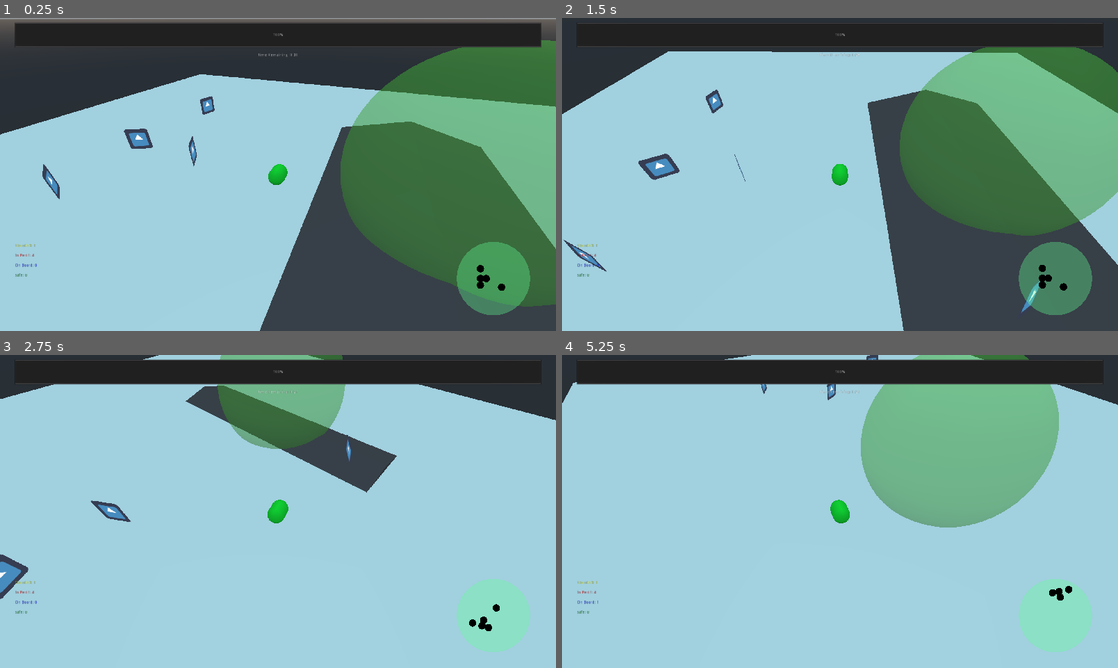
Above: before the commit, frames 1-4 (two rows, left to right).
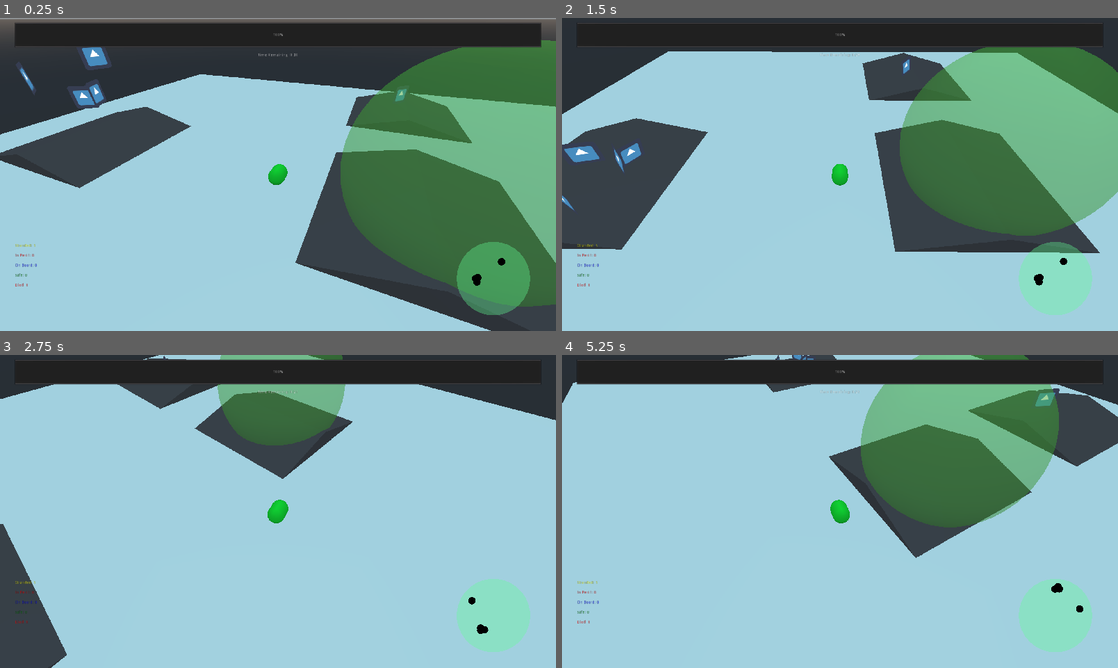
Above: after the commit, the same moments.

Repository: anthonyfinch/ld49
Game: Godot game, scene res://src/levels/Level1.tscn
The game is run twice, just before and just after one commit, with the same random seed, the same clock (stepped at 60 frames per second) and the same inputs. This scene is started directly instead of the project's main scene. The engine's default icon, where the game draws it, is replaced by a stand-in: a white triangle on a blue panel in a dark square.
Inputs:
- Up to frame 1 (0.25 s): no input
- Up to frame 2 (1.5 s): hold D (steer_right) 0.53-1.28 s; hold S (brake) from 1.28 s (still down)
- Up to frame 3 (2.75 s): release S (brake) at 2.03 s; hold D (steer_right) from 2.03 s (still down)
- Up to frame 4 (5.25 s): release D (steer_right) at 2.78 s; hold W (accelerate) 2.78-3.53 s; hold A (steer_left) 3.53-5.03 s; hold S (brake) from 5.03 s (still down)

The runs differ from the first frame. In frame 1, 15% of the frame differs, in the area x 0-100%, y 9-100%; in frame 2, 22%, in the area x 0-100%, y 11-100%; in frame 3, 8.3%; in frame 4, 13%.
Error before the commit: Invalid get index 'EASE_LINEAR' (on base: 'GDScriptNativeClass'). (res://src/islands/Islands.gd:16)

Commit message:
falling island and dying people

Diff:
--- a/src/GameState.gd
+++ b/src/GameState.gd
@@ -13,6 +13,11 @@
 var time = 0.0
 
 
+func person_died():
+	died += 1
+	emit_signal("counts_updated")
+
+
 func collect_person():
 	on_board += 1
 	emit_signal("counts_updated")
--- /dev/null
+++ b/src/islands/ Island1.tscn
@@ -0,0 +1,28 @@
+[gd_scene load_steps=5 format=2]
+
+[ext_resource path="res://src/islands/Island.gd" type="Script" id=1]
+
+[sub_resource type="ConcavePolygonShape" id=1]
+data = PoolVector3Array( 0, 2.5, 10, 20, -2.5, 10, -20, -2.5, 10, 0, 2.5, -10, -20, -2.5, -10, 20, -2.5, -10, 0, 2.5, 10, 0, 2.5, -10, 20, -2.5, 10, 0, 2.5, -10, 20, -2.5, -10, 20, -2.5, 10, 0, 2.5, -10, 0, 2.5, 10, -20, -2.5, -10, 0, 2.5, 10, -20, -2.5, 10, -20, -2.5, -10, -20, -2.5, 10, 20, -2.5, 10, -20, -2.5, -10, 20, -2.5, 10, 20, -2.5, -10, -20, -2.5, -10 )
+
+[sub_resource type="PrismMesh" id=2]
+size = Vector3( 40, 5, 20 )
+
+[sub_resource type="SpatialMaterial" id=3]
+albedo_color = Color( 0.337255, 0.305882, 0.305882, 1 )
+
+[node name=" Island1" type="Spatial"]
+transform = Transform( 1, 0, 0, 0, 1, 0, 0, 0, 1, 15.5, 0, 0 )
+script = ExtResource( 1 )
+shake = 0.2
+
+[node name="StaticBody" type="StaticBody" parent="."]
+collision_layer = 8
+collision_mask = 0
+
+[node name="CollisionShape" type="CollisionShape" parent="StaticBody"]
+shape = SubResource( 1 )
+
+[node name="Mesh" type="MeshInstance" parent="."]
+mesh = SubResource( 2 )
+material/0 = SubResource( 3 )
--- a/src/islands/Island.gd
+++ b/src/islands/Island.gd
@@ -1,30 +1,32 @@
 extends Spatial
 
 export (float) var shake = 1.0
+export (bool) var safe = false
 
 onready var _mesh = $Mesh
 
 var _tween
-var _sinking = false
+var sinking = false
 
 
 func _ready():
 	_tween = Tween.new()
 	_tween.playback_process_mode = Tween.TWEEN_PROCESS_PHYSICS
 	add_child(_tween)
-	sink()
 
 
 func sink():
 	var start = translation.y
 	_tween.interpolate_property(self, "translation:y", start, start - 10, 6.0, Tween.TRANS_LINEAR, Tween.EASE_IN, 2.0)
-	_sinking = true
+	sinking = true
 	_tween.start()
 
 
 func _process(delta):
-	if _sinking:
+	if sinking:
 		var x_off = randf() * shake
 		var y_off = randf() * shake
 		_mesh.translation.x = x_off
 		_mesh.translation.y = y_off
+	if translation.y <= -2.5:
+		queue_free()
--- a/src/islands/Islands.gd
+++ b/src/islands/Islands.gd
@@ -13,4 +13,22 @@
 func _ready():
 	_tween = Tween.new()
 	add_child(_tween)
-	_tween.interpolate_property(self, "_timeout", start_timeout, end_timeout, _state.time_limit, Tween.EASE_LINEAR, Tween.EASE_IN)
+	_tween.interpolate_property(self, "_timeout", start_timeout, end_timeout, _state.time_limit, Tween.TRANS_LINEAR, Tween.EASE_IN)
+	_tween.start()
+
+	_timer = Timer.new()
+	_timer.wait_time = start_timeout
+	_timer.one_shot = true
+	_timer.connect("timeout", self, "_trigger_sinking")
+	add_child(_timer)
+	_timer.start()
+
+
+func _trigger_sinking():
+	_timer.wait_time = _timeout
+	_timer.start()
+	for island in get_children():
+		if island.has_method("sink"):
+			if not island.sinking and not island.safe:
+				island.sink()
+				break
--- a/src/levels/Level1.tscn
+++ b/src/levels/Level1.tscn
@@ -13,7 +13,7 @@
 [ext_resource path="res://src/ui/RestartLevelButton.gd" type="Script" id=11]
 [ext_resource path="res://src/ui/TimeUp.gd" type="Script" id=12]
 [ext_resource path="res://src/ui/LevelEndLabel.gd" type="Script" id=13]
-[ext_resource path="res://src/islands/Island.gd" type="Script" id=14]
+[ext_resource path="res://src/islands/ Island1.tscn" type="PackedScene" id=14]
 [ext_resource path="res://src/islands/Islands.gd" type="Script" id=15]
 
 [sub_resource type="ViewportTexture" id=1]
@@ -38,15 +38,6 @@
 [sub_resource type="SpatialMaterial" id=10]
 flags_transparent = true
 albedo_color = Color( 0.439216, 0.921569, 0.262745, 0.490196 )
-
-[sub_resource type="ConcavePolygonShape" id=7]
-data = PoolVector3Array( 0, 2.5, 20, 20, -2.5, 20, -20, -2.5, 20, 0, 2.5, -20, -20, -2.5, -20, 20, -2.5, -20, 0, 2.5, 20, 0, 2.5, -20, 20, -2.5, 20, 0, 2.5, -20, 20, -2.5, -20, 20, -2.5, 20, 0, 2.5, -20, 0, 2.5, 20, -20, -2.5, -20, 0, 2.5, 20, -20, -2.5, 20, -20, -2.5, -20, -20, -2.5, 20, 20, -2.5, 20, -20, -2.5, -20, 20, -2.5, 20, 20, -2.5, -20, -20, -2.5, -20 )
-
-[sub_resource type="PrismMesh" id=5]
-size = Vector3( 40, 5, 40 )
-
-[sub_resource type="SpatialMaterial" id=6]
-albedo_color = Color( 0.337255, 0.305882, 0.305882, 1 )
 
 [sub_resource type="ShortCut" id=11]
 
@@ -107,19 +98,19 @@
 script = ExtResource( 5 )
 
 [node name="Person1" parent="CenterContainer/TextureRect/Viewport/Level1/People" instance=ExtResource( 3 )]
-transform = Transform( 0.866025, 0, 0.5, 0, 1, 0, -0.5, 0, 0.866025, -22.5, 0.2, 0 )
+transform = Transform( 0.866025, 0, 0.5, 0, 1, 0, -0.5, 0, 0.866025, -31, 5.7, 0 )
 
 [node name="Person2" parent="CenterContainer/TextureRect/Viewport/Level1/People" instance=ExtResource( 3 )]
-transform = Transform( 0.5, 0, -0.866025, 0, 1, 0, 0.866025, 0, 0.5, -12.5, 0.2, 0 )
+transform = Transform( 0.5, 0, -0.866025, 0, 1, 0, 0.866025, 0, 0.5, -27.5, 6.7, 0 )
 
 [node name="Person3" parent="CenterContainer/TextureRect/Viewport/Level1/People" instance=ExtResource( 3 )]
-transform = Transform( 0.866025, 0, -0.5, 0, 1, 0, 0.5, 0, 0.866025, -22.5, 0.2, 11.5 )
+transform = Transform( 0.866025, 0, -0.5, 0, 1, 0, 0.5, 0, 0.866025, -28.5, 9.7, 6 )
 
 [node name="Person4" parent="CenterContainer/TextureRect/Viewport/Level1/People" instance=ExtResource( 3 )]
-transform = Transform( 0.258819, 0, 0.965926, 0, 1, 0, -0.965926, 0, 0.258819, -22.5, 0.2, -17 )
+transform = Transform( 0.258819, 0, 0.965926, 0, 1, 0, -0.965926, 0, 0.258819, -27, 11.2, -1.5 )
 
 [node name="Person5" parent="CenterContainer/TextureRect/Viewport/Level1/People" instance=ExtResource( 3 )]
-transform = Transform( 0.707107, 0, 0.707107, 0, 1, 0, -0.707107, 0, 0.707107, 14, 3.25, 15 )
+transform = Transform( 0.707107, 0, 0.707107, 0, 1, 0, -0.707107, 0, 0.707107, 14, 3.25, -29 )
 
 [node name="SafePoint" type="Spatial" parent="CenterContainer/TextureRect/Viewport/Level1"]
 transform = Transform( 1, 0, 0, 0, 1, 0, 0, 0, 1, 17, 5.5, 0 )
@@ -137,21 +128,14 @@
 [node name="Islands" type="Spatial" parent="CenterContainer/TextureRect/Viewport/Level1"]
 script = ExtResource( 15 )
 
-[node name=" Island" type="Spatial" parent="CenterContainer/TextureRect/Viewport/Level1/Islands"]
-transform = Transform( 1, 0, 0, 0, 1, 0, 0, 0, 1, 15.5, 0, 0 )
-script = ExtResource( 14 )
-shake = 0.2
-
-[node name="StaticBody" type="StaticBody" parent="CenterContainer/TextureRect/Viewport/Level1/Islands/ Island"]
-collision_layer = 8
-collision_mask = 0
-
-[node name="CollisionShape" type="CollisionShape" parent="CenterContainer/TextureRect/Viewport/Level1/Islands/ Island/StaticBody"]
-shape = SubResource( 7 )
-
-[node name="Mesh" type="MeshInstance" parent="CenterContainer/TextureRect/Viewport/Level1/Islands/ Island"]
-mesh = SubResource( 5 )
-material/0 = SubResource( 6 )
+[node name=" Island1" parent="CenterContainer/TextureRect/Viewport/Level1/Islands" instance=ExtResource( 14 )]
+safe = true
+
+[node name=" Island2" parent="CenterContainer/TextureRect/Viewport/Level1/Islands" instance=ExtResource( 14 )]
+transform = Transform( 1, 0, 0, 0, 1, 0, 0, 0, 1, -31.5, 0, 0 )
+
+[node name=" Island3" parent="CenterContainer/TextureRect/Viewport/Level1/Islands" instance=ExtResource( 14 )]
+transform = Transform( 1, 0, 0, 0, 1, 0, 0, 0, 1, 15.5, 0, -31 )
 
 [node name="Radar" type="Control" parent="."]
 anchor_left = 1.0
@@ -272,6 +256,18 @@
 "
 fit_content_height = true
 
+[node name="Died" type="RichTextLabel" parent="PeopleCounts"]
+margin_top = 136.0
+margin_right = 234.0
+margin_bottom = 166.0
+size_flags_horizontal = 3
+bbcode_enabled = true
+bbcode_text = "[color=green]Safe: 3
+"
+text = "Safe: 3
+"
+fit_content_height = true
+
 [node name="TimeUp" type="MarginContainer" parent="."]
 visible = false
 anchor_right = 1.0
--- a/src/people/People.gd
+++ b/src/people/People.gd
@@ -8,6 +8,7 @@
 	for person in get_children():
 		person.connect("person_collected", self, "_on_person_collected")
 		person.connect("fell_in_sea", self, "_on_person_in_sea")
+		person.connect("died", self, "_on_person_died")
 
 
 func _on_person_collected(person):
@@ -16,3 +17,7 @@
 
 func _on_person_in_sea(person):
 	_state.emit_signal("counts_updated")
+
+
+func _on_person_died(person):
+	_state.person_died()
--- a/src/people/Person.gd
+++ b/src/people/Person.gd
@@ -1,14 +1,18 @@
 extends RigidBody
 
 
+export (float) var swim_time = 5.0
+
 signal person_collected(person)
 signal fell_in_sea(person)
+signal died(person)
 
 
 onready var _detector = $PlayerDetector
 onready var _ray = $Ray
 
 var _in_sea = false
+var _removal_reason = "person_collected"
 
 
 func _ready():
@@ -21,7 +25,7 @@
 
 
 func _on_remove():
-	emit_signal("person_collected", self)
+	emit_signal(_removal_reason, self)
 
 
 func _physics_process(delta):
@@ -31,6 +35,14 @@
 
 	_in_sea = in_sea
 
+	if _in_sea:
+		swim_time -= delta
+
+		if swim_time <= 0.0:
+			_removal_reason = "died"
+			queue_free()
+
+
 
 func in_peril():
 	return _in_sea
--- a/src/people/Person.tscn
+++ b/src/people/Person.tscn
@@ -4,7 +4,6 @@
 [ext_resource path="res://src/people/Person.gd" type="Script" id=2]
 
 [sub_resource type="BoxShape" id=1]
-extents = Vector3( 1, 0.2, 1 )
 
 [sub_resource type="CylinderShape" id=2]
 radius = 2.0
@@ -14,9 +13,11 @@
 transform = Transform( 1, 0, 0, 0, 1, 0, 0, 0, 1, -22.5, 0.2, 0 )
 collision_layer = 4
 collision_mask = 9
+can_sleep = false
 script = ExtResource( 2 )
 
 [node name="CollisionShape" type="CollisionShape" parent="."]
+transform = Transform( 1, 0, 0, 0, 1, 0, 0, 0, 1, 0, 1, 0 )
 shape = SubResource( 1 )
 
 [node name="Sprite3D" type="Sprite3D" parent="."]
@@ -33,4 +34,5 @@
 shape = SubResource( 2 )
 
 [node name="Ray" type="RayCast" parent="."]
+transform = Transform( 1, 0, 0, 0, 1, 0, 0, 0, 1, 0, 0.5, 0 )
 enabled = true
--- a/src/ui/PeopleCounts.gd
+++ b/src/ui/PeopleCounts.gd
@@ -4,12 +4,14 @@
 onready var _in_peril = $InPeril
 onready var _on_board = $OnBoard
 onready var _safe = $Safe
+onready var _died = $Died
 
 
 var _stranded_count = 0
 var _peril_count = 0
 
 var _state = preload("res://src/GameState.tres")
+var _first = true
 
 
 func _ready():
@@ -28,15 +30,17 @@
 				stranded += 1
 
 
-		if stranded != _stranded_count:
+		if stranded != _stranded_count or _first:
 			var p_template = "[color=yellow]Stranded: %s[/color]\n"
 			_stranded.bbcode_text = p_template % stranded
 			_stranded_count = stranded
 
-		if in_peril != _peril_count:
+		if in_peril != _peril_count or _first:
 			var i_template = "[color=red]In Peril!: %s[/color]\n"
 			_in_peril.bbcode_text = i_template % in_peril
 			_peril_count = in_peril
+
+		_first = false
 
 
 func _update_counts():
@@ -45,3 +49,6 @@
 
 	var s_template = "[color=green]Safe: %s[/color]\n"
 	_safe.bbcode_text = s_template % _state.safe
+
+	var d_template = "[color=red]Died: %s[/color]\n"
+	_died.bbcode_text = d_template % _state.died
Not shown: 1 places in src/levels/Level1.tscn that only renumber resources
